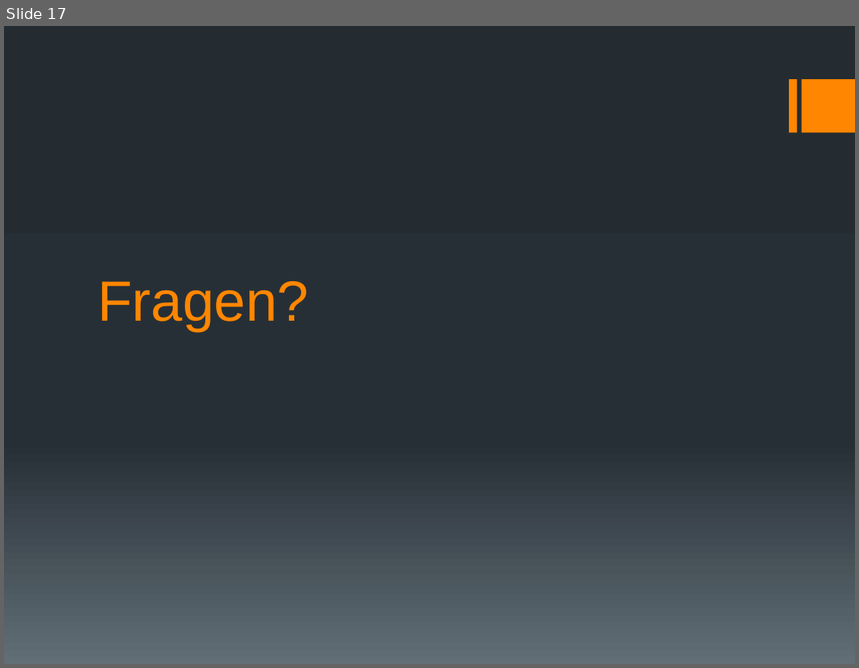
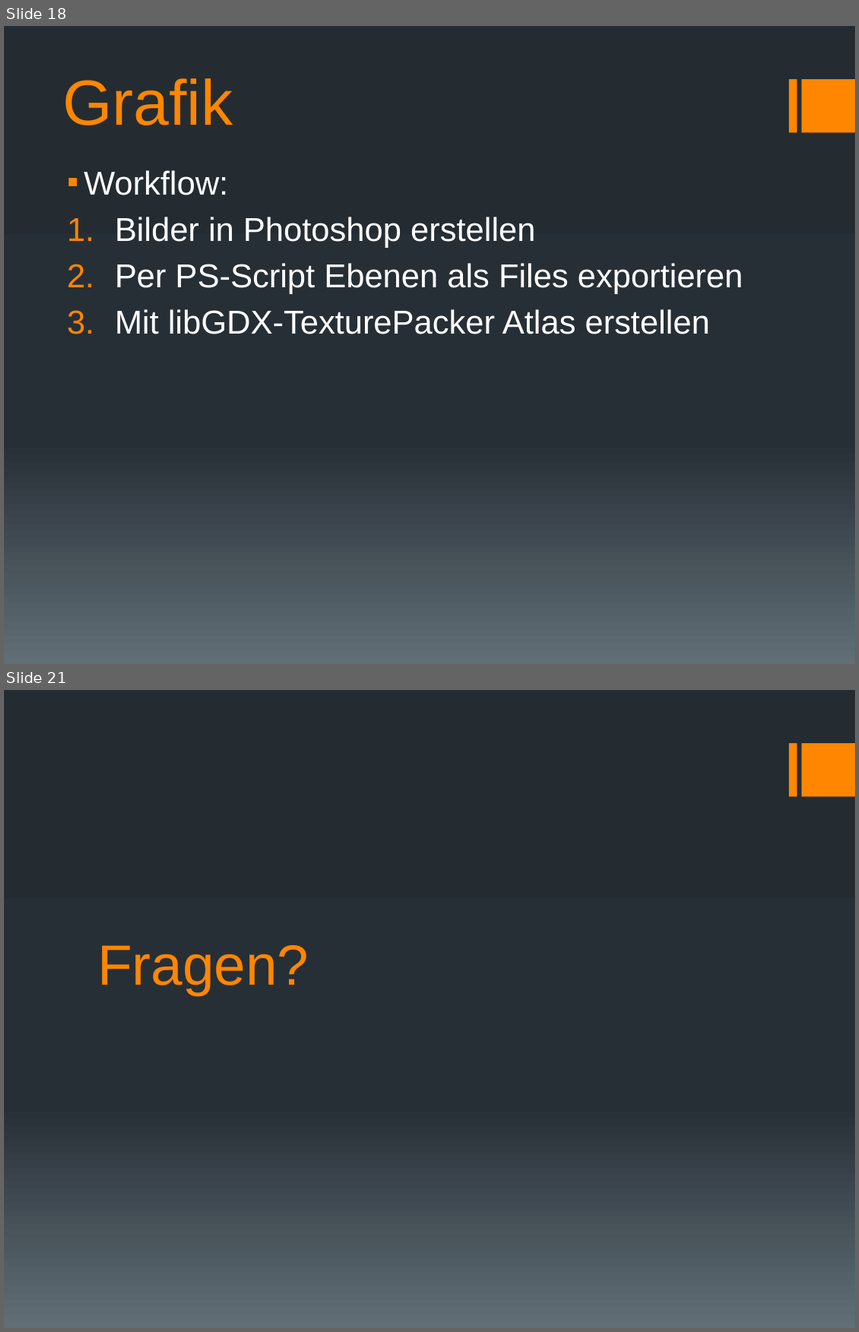
Before and after one commit to docker-apps/Docker, a slide deck: Documents/Design/Design_Präsentation_v1.pptx. Shown one above the other, each under a label of ours: slide 17 before the commit, slides 18 and 21 after it; the slides between them are not shown. The pictures are 859x668 and 859x1332 pixels, drawn with LibreOffice and Linux fonts; fonts in the diff are those of the drawing. Boxes give left, top, right and bottom in pixels: in the first picture for what was removed or moved away, otherwise in the second. Text is boxed around its words. In the diff, an @@ line names an element or a change of style, - is before the commit and + after.

Commit message:
Präsentation um Grafikteil erweitert.

```diff
--- a/Documents/Design/Design_Präsentation_v1.pptx
+++ b/Documents/Design/Design_Präsentation_v1.pptx
@@ slide 18 added at [4, 26, 855, 664], background gradient #242C33 to #273037 to #636D76; not listed: 2 template elements that a slide beside it also shows @@
@@ title added at [63, 78, 233, 126], 54 pt, text #FF8600 @@
+Grafik
@@ text added at [84, 170, 743, 335], 28 pt, text #FFFFFF @@
+▪ Workflow:
+1. Bilder in Photoshop erstellen
+2. Per PS-Script Ebenen als Files exportieren
+3. Mit libGDX-TexturePacker Atlas erstellen
@@ what was slide 17 is now slide 21 @@
```
Also in this commit, not shown: 4 other slides added, 1 slide removed, 13 other files.
